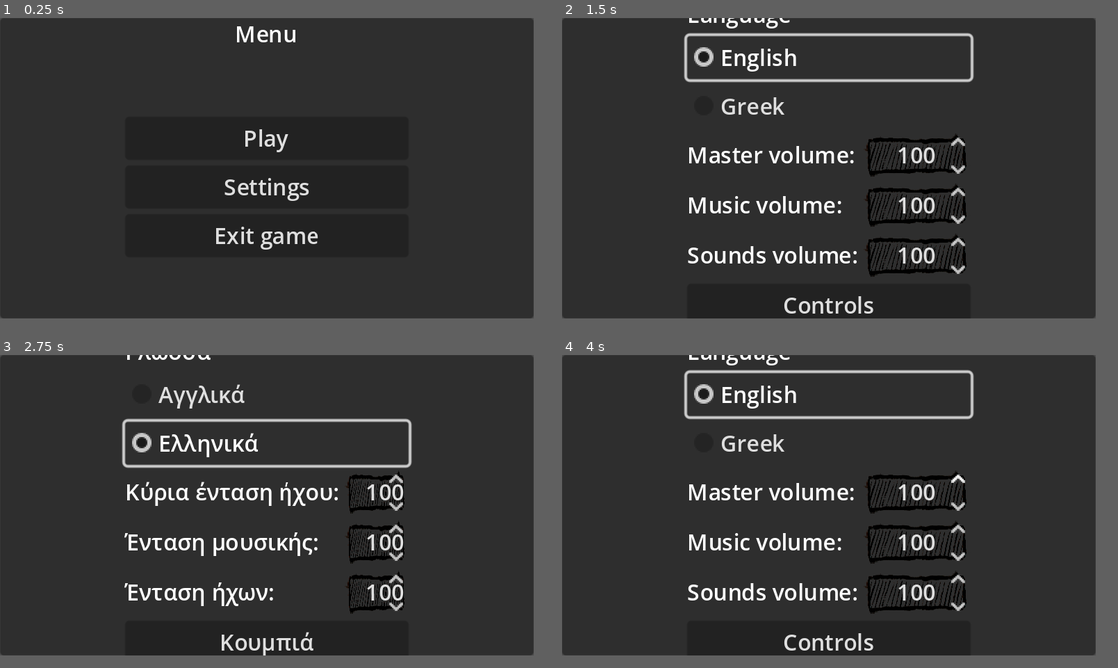
Above: before the commit, frames 1-4 (two rows, left to right).
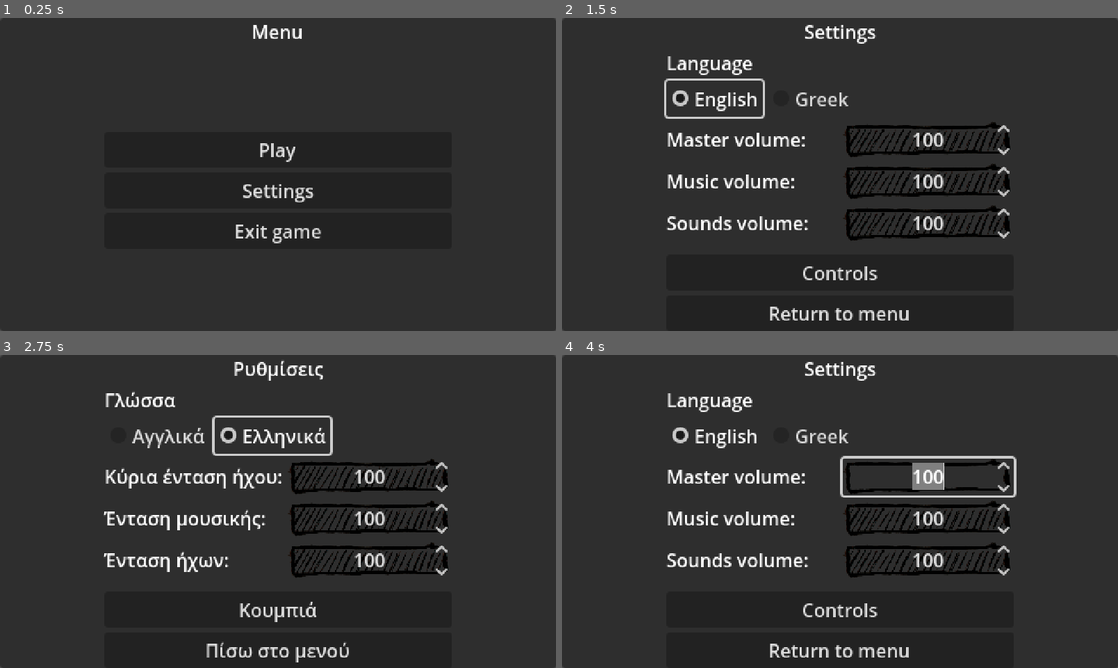
Above: after the commit, the same moments.

Repository: Orama-Interactive/Bubble-Wizard
Game: Godot game, scene res://src/Menu/menu.tscn
Same seed, same stepped clock (60 frames per second), same inputs: the game is played once before the commit and once after it.
Inputs (mouse positions are in pixels of both pictures, inside the frame that each line leads up to):
- Up to frame 1 (0.25 s): no input
- Up to frame 2 (1.5 s): click "Settings" at 0.5 s; click "English" at 1.25 s
- Up to frame 3 (2.75 s): click "Greek" at 2 s
- Up to frame 4 (4 s): click "Αγγλικά" at 2.75 s; click (956, 480) at 3.52 s
In our replay, the window is 768x432 before the commit and 800x450 after it. These sizes can differ from the game's own. Grey fills any space a smaller window leaves; there, only what the larger window draws over its background counts as a difference.

The runs differ from the first frame. In frame 1, 1.8% of the frame differs, in the area x 0-100%, y 0-100%; in frame 2, 14%; in frame 3, 14%; in frame 4, 14%.

Commit message:
Make window size a bit larger and make settings fit in the screen

Diff:
--- a/project.godot
+++ b/project.godot
@@ -22,8 +22,8 @@
 
 [display]
 
-window/size/viewport_width=384
-window/size/viewport_height=216
+window/size/viewport_width=480
+window/size/viewport_height=270
 window/size/window_width_override=1280
 window/size/window_height_override=720
 window/stretch/mode="canvas_items"
--- a/src/Menu/settings.gd
+++ b/src/Menu/settings.gd
@@ -1,6 +1,6 @@
 extends Panel
 
-@onready var languages: VBoxContainer = $MarginContainer/VBoxContainer/Languages
+@onready var languages: Container = $MarginContainer/VBoxContainer/Languages
 @onready var master_volume_slider: ValueSlider = %MasterVolumeSlider
 @onready var music_volume_slider: ValueSlider = %MusicVolumeSlider
 @onready var sounds_volume_slider: ValueSlider = %SoundsVolumeSlider
--- a/src/Menu/settings.tscn
+++ b/src/Menu/settings.tscn
@@ -31,12 +31,13 @@
 text = "Settings"
 horizontal_alignment = 1
 
-[node name="Languages" type="VBoxContainer" parent="MarginContainer/VBoxContainer"]
-layout_mode = 2
-
-[node name="Label" type="Label" parent="MarginContainer/VBoxContainer/Languages"]
+[node name="LanguagesLabel" type="Label" parent="MarginContainer/VBoxContainer"]
 layout_mode = 2
 text = "Language"
+
+[node name="Languages" type="GridContainer" parent="MarginContainer/VBoxContainer"]
+layout_mode = 2
+columns = 2
 
 [node name="SettingsContainer" type="GridContainer" parent="MarginContainer/VBoxContainer"]
 layout_mode = 2
Not shown, changed: addons/keychain/ShortcutEdit.tscn
